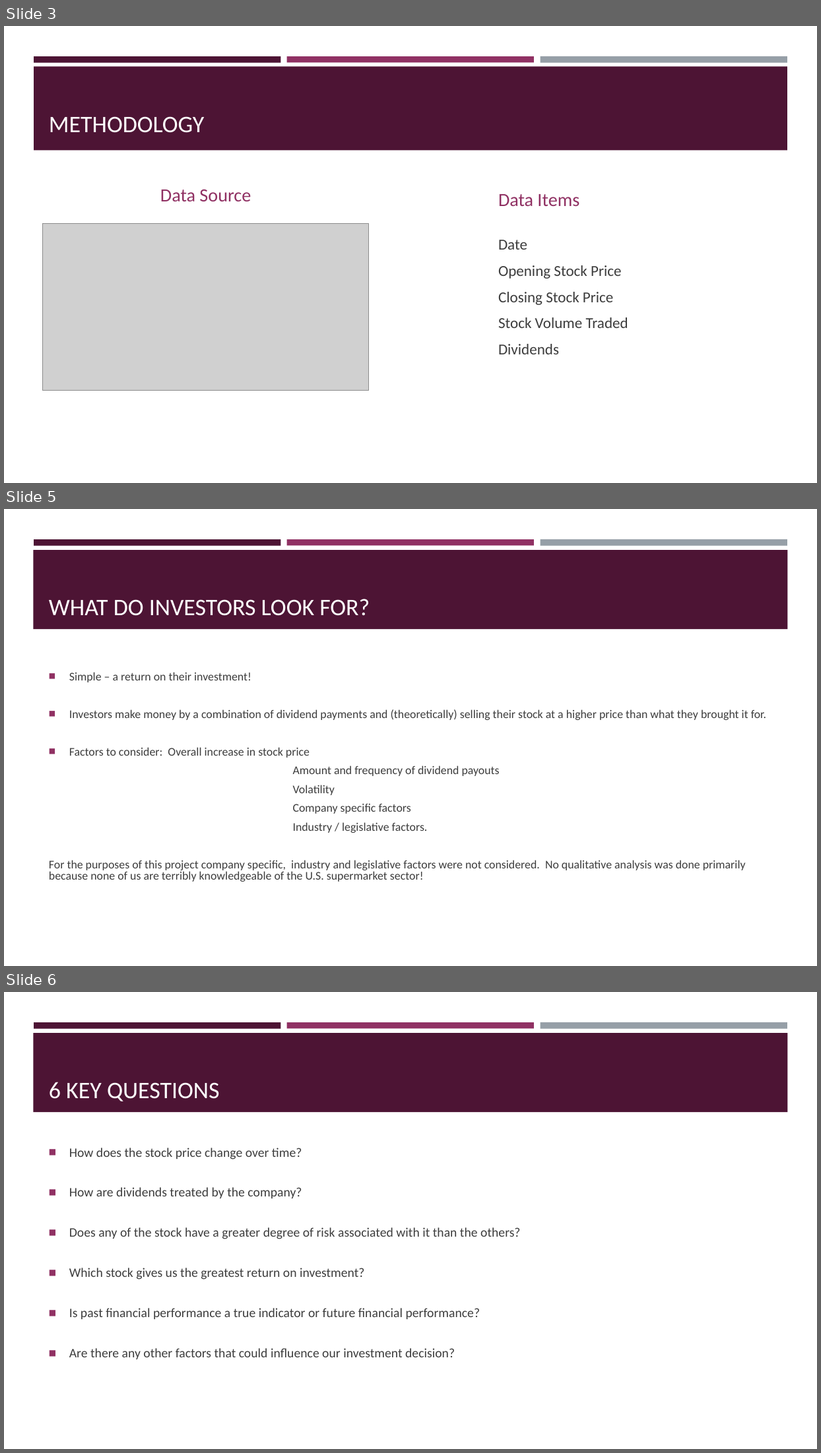
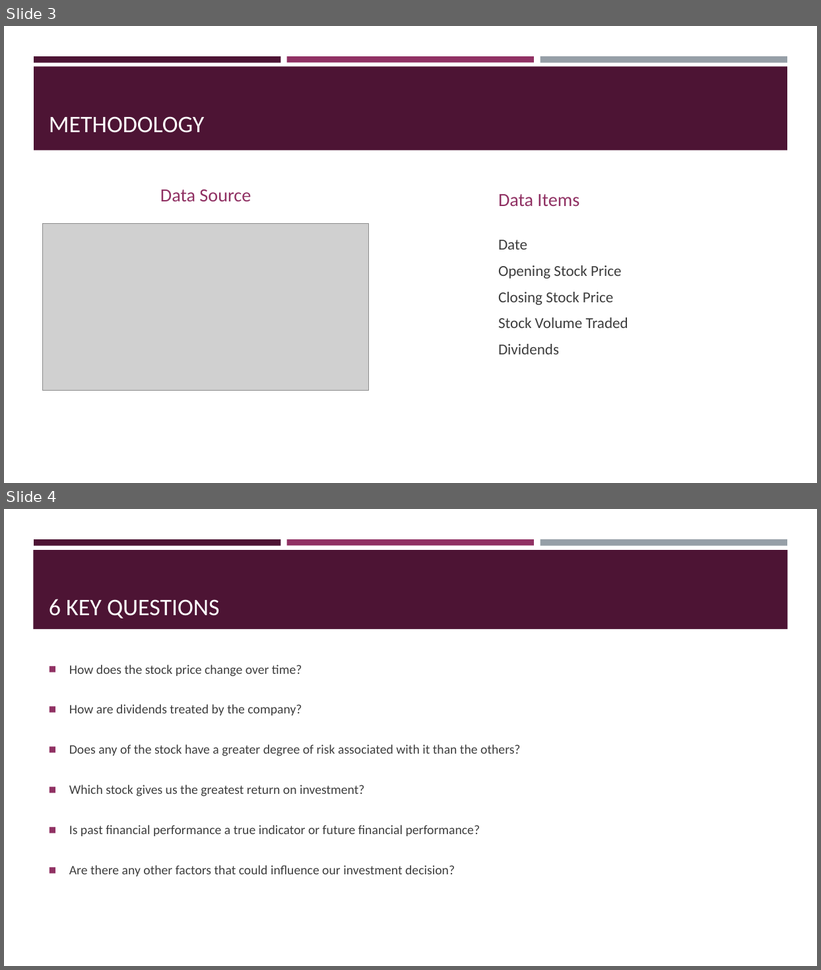
Before and after one commit to drchid1/Team-Project-Group-3---Finance-, a slide deck: presentation/Group 3 – FINANCIAL ANALYSIS.pptx. Shown one above the other, each under a label of ours: slides 3, 5 and 6 before the commit, slides 3 and 4 after it; the slides between them are not shown. The pictures are 821x1453 and 821x970 pixels, drawn with LibreOffice and Linux fonts; fonts in the diff are those of the drawing; grey boxes stand for pictures. Boxes give left, top, right and bottom in pixels: in the first picture for what was removed or moved away, otherwise in the second. Text is boxed around its words. In the diff, an @@ line names an element or a change of style, - is before the commit and + after.

```diff
--- a/presentation/Group 3 – FINANCIAL ANALYSIS.pptx
+++ b/presentation/Group 3 – FINANCIAL ANALYSIS.pptx
@@ slide 5 removed at [4, 509, 817, 966], background #FFFFFF; not listed: 4 template elements that a slide beside it also shows @@
@@ title removed at [49, 599, 370, 616] @@
-WHAT DO INVESTORS LOOK FOR?
@@ text removed at [49, 672, 766, 882] @@
-◼ Simple – a return on their investment!
-◼ Investors make money by a combination of dividend payments and (theoretically) selling their stock at a higher price than what they brought it for.
-◼ Factors to consider: Overall increase in stock price
-Amount and frequency of dividend payouts
-Volatility
-Company specific factors
-Industry / legislative factors.
-For the purposes of this project company specific, industry and legislative factors were not considered. No qualitative analysis was done primarily because none of us are terribly knowledgeable of the U.S. supermarket sector!
@@ what was slide 6 is now slide 4 @@
```
Also in this commit, not shown: 1 slide changed, 1 other slide removed.
